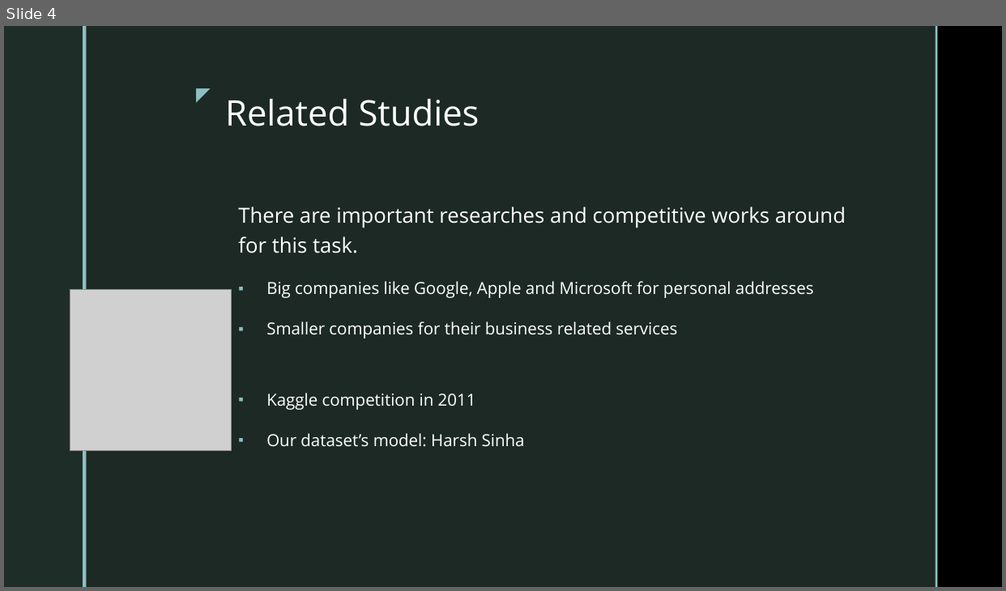
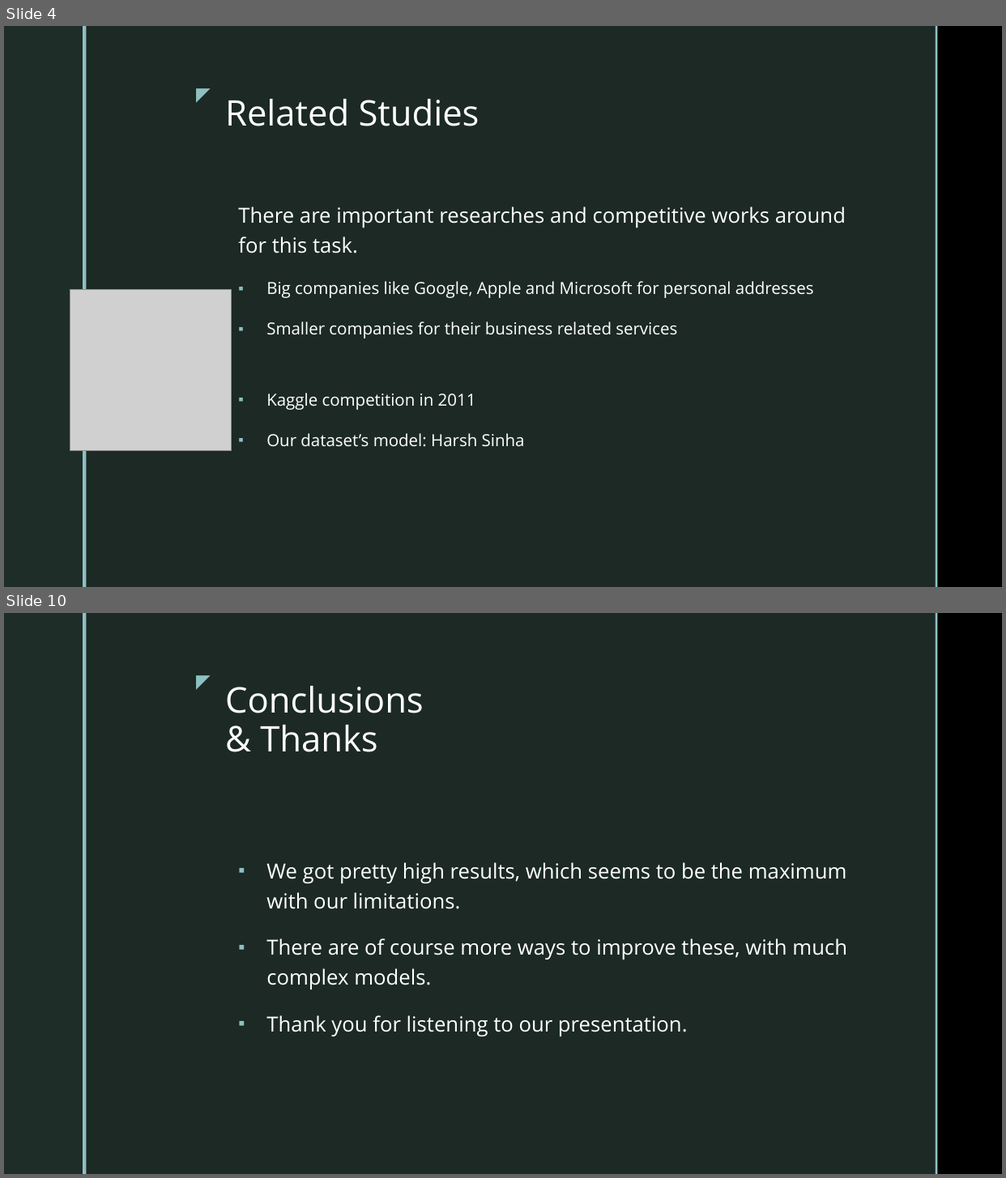
Before and after one commit to abdullahbilici/E-mail-Spam-Classification, a slide deck: Presentation and Report/Presentation.pptx. Shown one above the other, each under a label of ours: slide 4 before the commit, slides 4 and 10 after it; the slides between them are not shown. The pictures are 1006x591 and 1006x1178 pixels, drawn with LibreOffice and Linux fonts; fonts in the diff are those of the drawing; grey boxes stand for pictures; background and template pictures are left out. Boxes give left, top, right and bottom in pixels: in the first picture for what was removed or moved away, otherwise in the second. Text is boxed around its words. In the diff, an @@ line names an element or a change of style, - is before the commit and + after.

```diff
--- a/Presentation and Report/Presentation.pptx
+++ b/Presentation and Report/Presentation.pptx
@@ slide 10 added at (x1=4, y1=613, x2=1002, y2=1174), background picture (left out); not listed: 5 template elements that a slide beside it also shows @@
@@ title added at (x1=225, y1=686, x2=424, y2=752), 34 pt, text #FFFFFF @@
+Conclusions
+& Thanks
@@ text added at (x1=266, y1=862, x2=847, y2=1037), 20 pt, text #FFFFFF @@
+▪ We got pretty high results, which seems to be the maximum with our limitations.
+▪ There are of course more ways to improve these, with much complex models.
+▪ Thank you for listening to our presentation.
```
Also in this commit, not shown: 1 slide changed, 5 other slides added, 1 slide removed, 1 other file.
